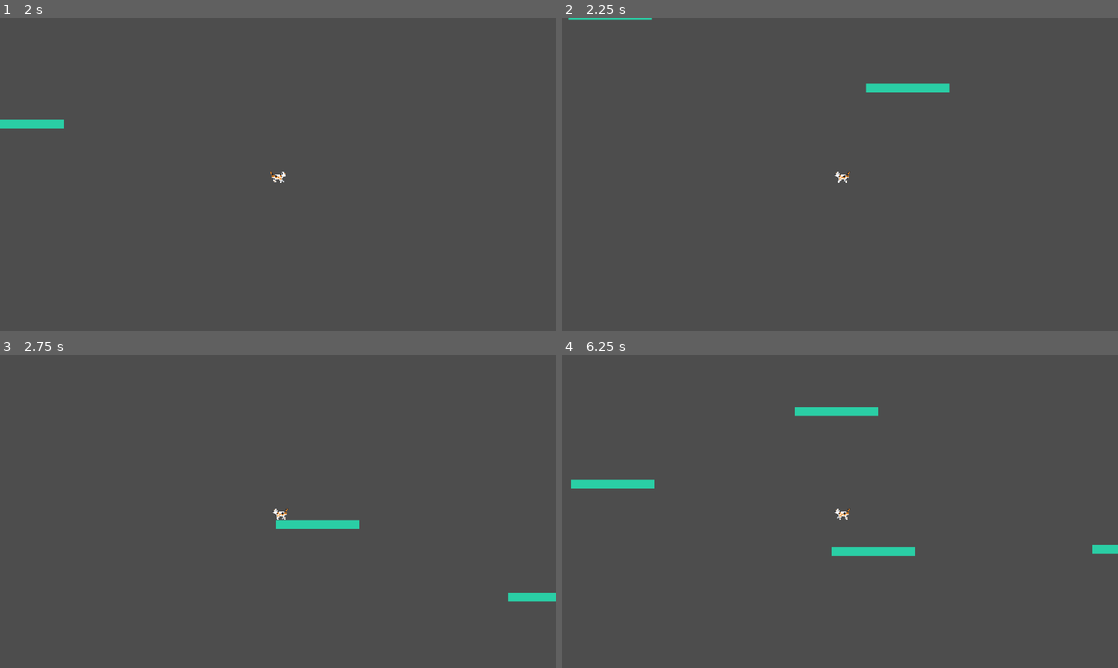
Above: before the commit, frames 1-4 (two rows, left to right).
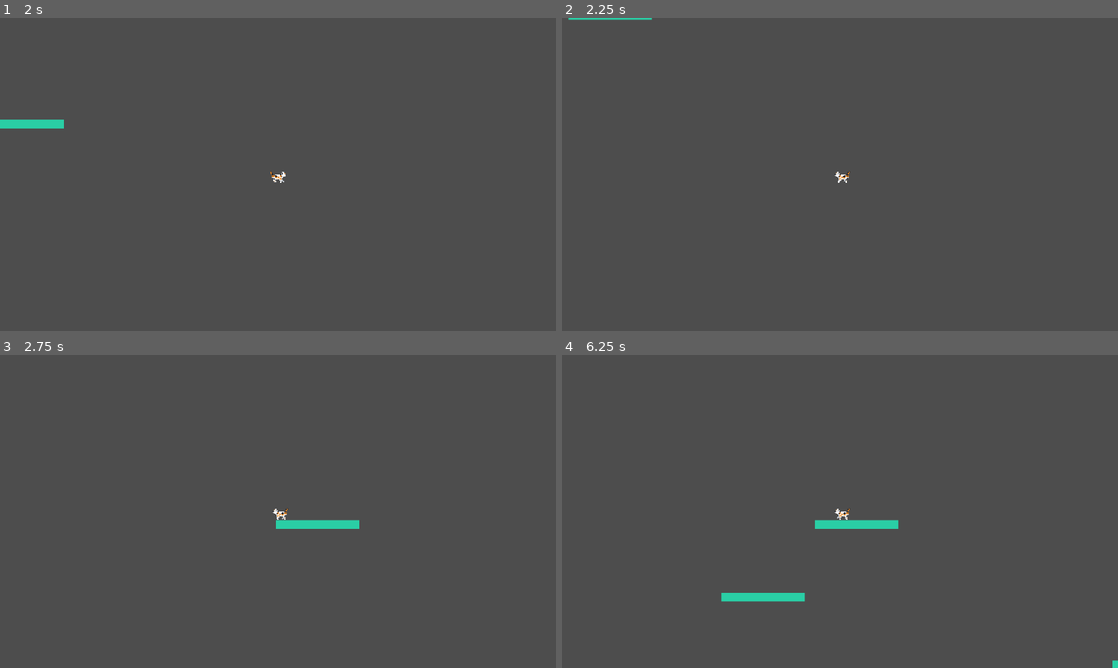
Above: after the commit, the same moments.

Repository: Nidjo123/LD55
Game: Godot game, scene res://Scenes/Level.tscn
The game is run twice, just before and just after one commit, with the same random seed, the same clock (stepped at 60 frames per second) and the same inputs.
Inputs:
- Up to frame 1 (2 s): tap Enter at 0.5 s; hold Right (right) from 0.53 s (still down); tap Space (jump) at 0.77, 1.52 s
- Up to frame 2 (2.25 s): release Right (right) at 2.03 s; hold Left (left) from 2.03 s (still down)
- Up to frame 3 (2.75 s): keep holding Left (left)
- Up to frame 4 (6.25 s): release Left (left) at 2.78 s; hold Right (right) 2.78-4.28 s; tap Space (jump) at 3.02, 3.77, 4.52, 6.02 s; hold Left (left) 4.28-5.03 s; hold Right (right) 5.03-5.78 s; hold Left (left) from 5.78 s (still down)

Frame 1 is identical in both runs. In frame 2, 0.4% of the frame differs, in the area x 54-70%, y 20-24%; in frame 3, 0.2%; in frame 4, 2.3%, in the area x 1-100%, y 16-100%.

Commit message:
Progress

Diff:
--- a/Scenes/Level.gd
+++ b/Scenes/Level.gd
@@ -1,19 +1,34 @@
 extends Node2D
 
+
+@export var platform_summon_cooldown: float = 1.0
+
+var can_summon_platform = true
 
 # Called when the node enters the scene tree for the first time.
 func _ready():
 	pass # Replace with function body.
 
 
-# Called every frame. 'delta' is the elapsed time since the previous frame.
+func add_platform(at_pos, summoned_by_user=false):
+	var platform = $Platform.duplicate()
+	platform.position = at_pos
+	platform.summoned_by_user = summoned_by_user
+	platform.process_mode = Node.PROCESS_MODE_INHERIT
+	add_child(platform)
+
+
 func _process(delta):
-	pass
+	if Input.is_action_pressed("ui_down") and can_summon_platform:
+		add_platform($Player.position + Vector2(0, 10), true)
+		can_summon_platform = false
+		$PlatformSummonCooldown.start(platform_summon_cooldown)
 
 
 func _on_timer_timeout():
-	var platform = $Platform.duplicate()
-	platform.position.x = 1500
-	platform.position.y = 500 + randi_range(-200, 150)
-	platform.process_mode = Node.PROCESS_MODE_INHERIT
-	add_child(platform)
+	var at_pos = Vector2(1500, 500 + randi_range(-200, 150))
+	add_platform(at_pos, false)
+
+
+func _on_platform_summon_cooldown_timeout():
+	can_summon_platform = true
--- a/Scenes/Level.tscn
+++ b/Scenes/Level.tscn
@@ -73,23 +73,25 @@
 scale = Vector2(0.5, 0.5)
 script = ExtResource("1_nddeo")
 
-[node name="CharacterBody2D" type="CharacterBody2D" parent="."]
+[node name="PlatformSummonCooldown" type="Timer" parent="."]
+
+[node name="Player" type="CharacterBody2D" parent="."]
 position = Vector2(250, 100)
 scale = Vector2(3, 3)
 collision_mask = 3
 script = ExtResource("1_l65dw")
 
-[node name="CollisionShape2D" type="CollisionShape2D" parent="CharacterBody2D"]
+[node name="CollisionShape2D" type="CollisionShape2D" parent="Player"]
 shape = SubResource("CapsuleShape2D_aytyd")
 
-[node name="AnimatedSprite2D" type="AnimatedSprite2D" parent="CharacterBody2D"]
+[node name="AnimatedSprite2D" type="AnimatedSprite2D" parent="Player"]
 texture_filter = 1
 position = Vector2(2, 3)
 sprite_frames = SubResource("SpriteFrames_wsi31")
 animation = &"walk"
 speed_scale = 1.5
 
-[node name="Camera2D" type="Camera2D" parent="CharacterBody2D"]
+[node name="Camera2D" type="Camera2D" parent="Player"]
 process_mode = 4
 visible = false
 
@@ -113,7 +115,7 @@
 color = Color(0.164706, 0.807843, 0.647059, 1)
 
 [node name="PlatformSpawnTimer" type="Timer" parent="."]
-wait_time = 2.0
+wait_time = 3.0
 autostart = true
 
 [node name="WorldLeft" type="Area2D" parent="."]
@@ -129,6 +131,7 @@
 position = Vector2(1047, 1564)
 shape = SubResource("WorldBoundaryShape2D_iuisx")
 
+[connection signal="timeout" from="PlatformSummonCooldown" to="." method="_on_platform_summon_cooldown_timeout"]
 [connection signal="timeout" from="PlatformSpawnTimer" to="." method="_on_timer_timeout"]
-[connection signal="body_entered" from="WorldLeft" to="CharacterBody2D" method="_on_area_2d_2_body_entered"]
-[connection signal="body_entered" from="WorldBottom" to="CharacterBody2D" method="_on_area_2d_2_body_entered"]
+[connection signal="body_entered" from="WorldLeft" to="Player" method="_on_area_2d_2_body_entered"]
+[connection signal="body_entered" from="WorldBottom" to="Player" method="_on_area_2d_2_body_entered"]
--- a/Scenes/Platform.gd
+++ b/Scenes/Platform.gd
@@ -2,11 +2,18 @@
 
 
 @export var speed: float = 150
+@export var vanish_time: float = 1
+
+
+var summoned_by_user = false
 
 
 func _physics_process(delta):
 	position.x -= speed * delta
 
-	if position.x < -2000:
+	if summoned_by_user:
+		scale.x = max(0, scale.x - delta * 1 / vanish_time)
+
+	if position.x < -2000 or scale.x <= 0.01:
 		get_parent().remove_child(self)
 		queue_free()
